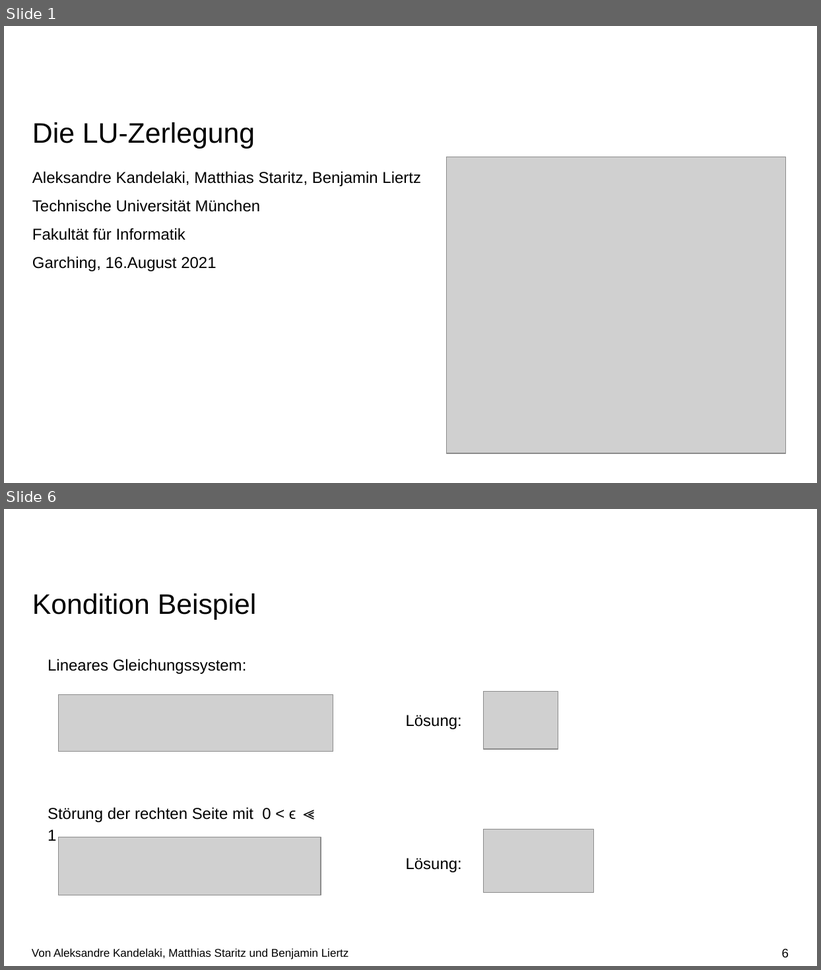
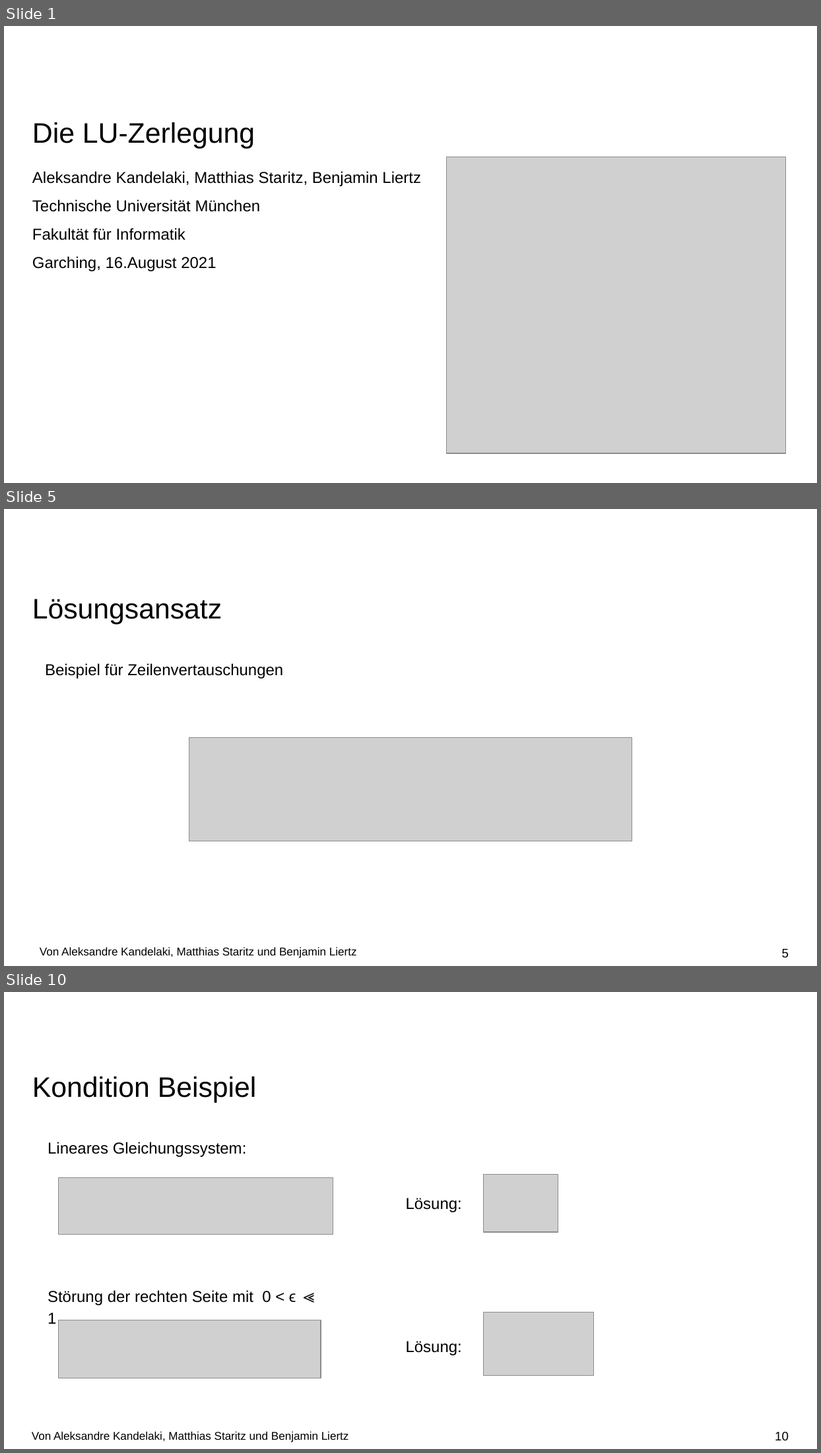
Before and after one commit to kandelak/ludecomposition, a slide deck: Vortrag/LU-Zerlegung.pptx. Shown one above the other, each under a label of ours: slides 1 and 6 before the commit, slides 1, 5 and 10 after it; the slides between them are not shown. The pictures are 821x970 and 821x1453 pixels, drawn with LibreOffice and Linux fonts; fonts in the diff are those of the drawing; grey boxes stand for pictures; background and template pictures are left out. Boxes give left, top, right and bottom in pixels: in the first picture for what was removed or moved away, otherwise in the second. Text is boxed around its words. In the diff, an @@ line names an element or a change of style, - is before the commit and + after.

Commit message:
Dateien hochladen nach „Vortrag“
mit Lösungsansatz

```diff
--- a/Vortrag/LU-Zerlegung.pptx
+++ b/Vortrag/LU-Zerlegung.pptx
@@ slide 5 added at <box>4,509,817,966</box>, background #FFFFFF @@
@@ title added at <box>32,599,222,625</box>, 25 pt, text #000000 @@
+Lösungsansatz
@@ text added at <box>45,663,283,679</box>, 14 pt, text #000000 @@
+Beispiel für Zeilenvertauschungen
@@ picture added at <box>189,737,632,842</box> @@
@@ text added at <box>40,947,357,958</box>, 10 pt, text #000000 @@
+Von Aleksandre Kandelaki, Matthias Staritz und Benjamin Liertz
@@ page number added at <box>782,949,789,958</box>, 11 pt, text #000000 @@
+5
@@ what was slide 6 is now slide 10 @@
@@ page number at <box>775,1432,789,1441</box>: text changed @@
-6
+10
```
Also in this commit, not shown: 4 slides changed, 3 other slides added.
